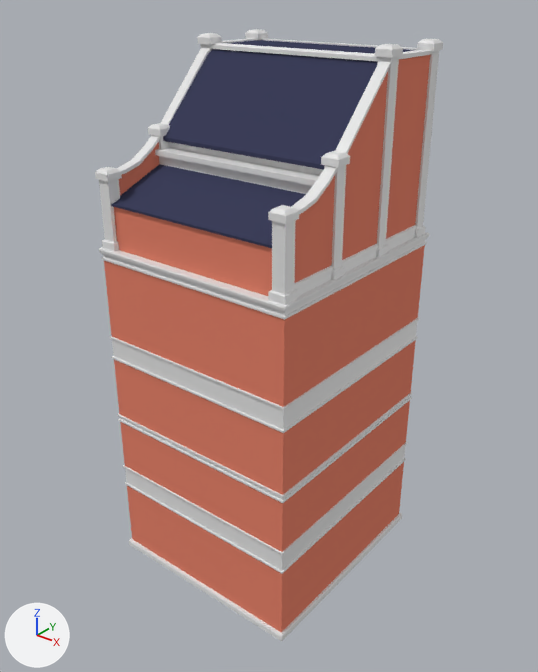
What one commit did to the Blender file Thalos/Assets/Meshes/Environment/Houses/House_01.blend.
The view is the same before and after, from a camera (50 mm lens) standing at (11.25, -14.05, 15.36) and looking at (0.09, -0.11, 6.71). Every picture has the same lights, and +X, +Y and +Z are marked at lower left.
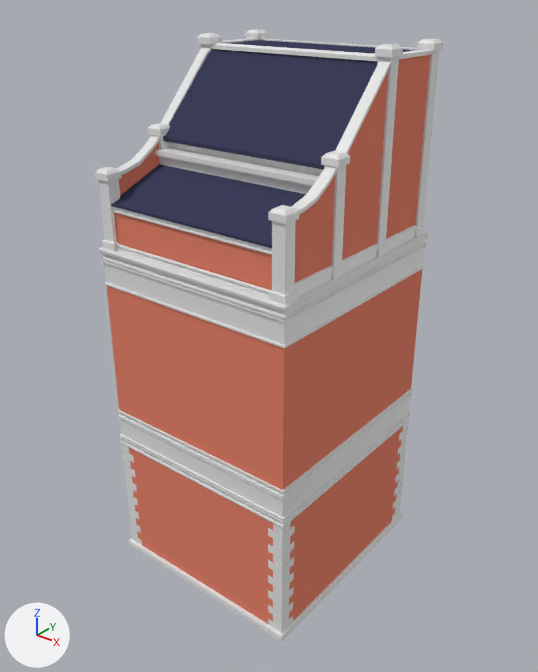
Commit message: Add Details to House 01

Where the change shows, as pixel boxes [x1, y1, x2, y2] in the pictures (538 x 672 px):
part 1 of me_cube_002, built on: before [110, 317, 419, 503]; after [102, 206, 427, 633]
part 2 of me_cube_002, recoloured (brown): after [106, 269, 422, 490]
part 3 of me_cube_002, recoloured: before [104, 245, 425, 552]; after [102, 245, 425, 491]

The edits, one by one:
me_cube_002 is used by ob_cube_000; location (0.0, 0.0, 0.0).
me_cube_002 had 490 vertices, 363 faces and spanned x 0.0..2.89, y -3.08..3.08, z 0.0..14.01.
me_cube_002 now has 1006 vertices, 797 faces and spans x 0.0..2.89, y -3.08..3.08, z 0.0..14.01.
me_cube_002 part 1: 100 vertices moved from x 0.0..2.85, y -3.04..3.04, z 2.2..6.92 to x 0.0..2.85, y -3.04..3.04, z 3.62..9.01; 20 vertices removed from x 0.0..2.85, y -3.04..3.04, z 4.39..4.54; 536 vertices added at x 0.0..2.85, y -3.04..3.04, z 0.16..10.43.
me_cube_002 part 2: 3 faces spanning x 0.0..2.81, y -3.0..3.0, z 4.7..8.35 switch from no material to mat_brickwall (its picture is missing).
me_cube_002 part 3: 9 faces spanning x 0.0..2.84, y -3.03..3.03, z 3.83..9.01 switch from mat_brickwall (its picture is missing) to no material.
